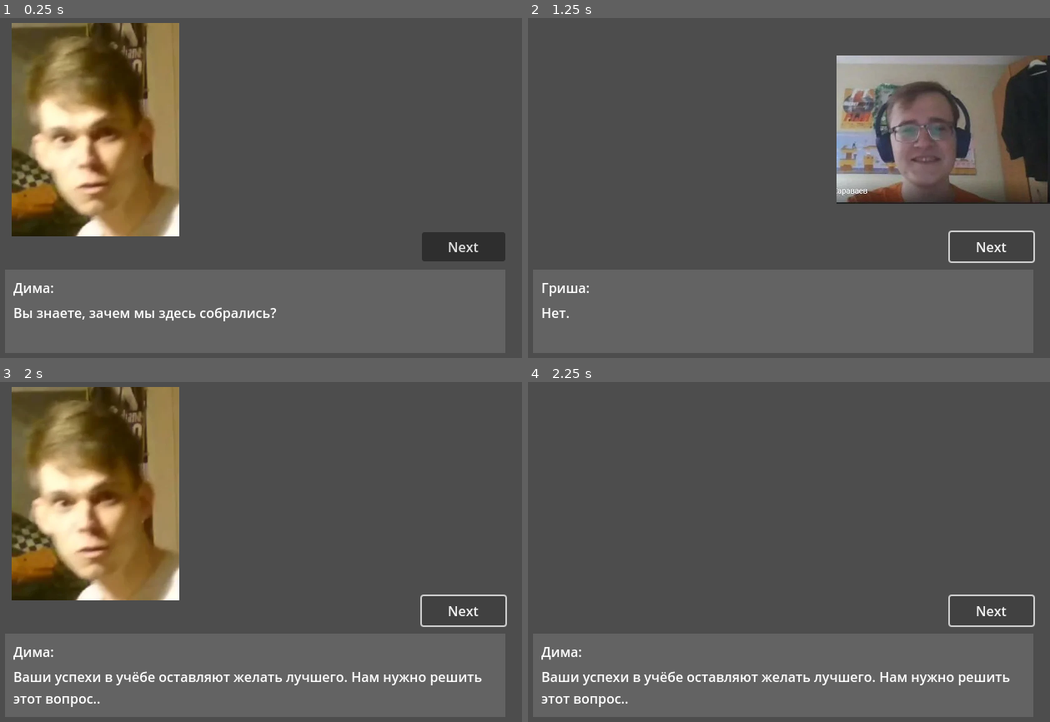
Above: before the commit, frames 1-4 (two rows, left to right).
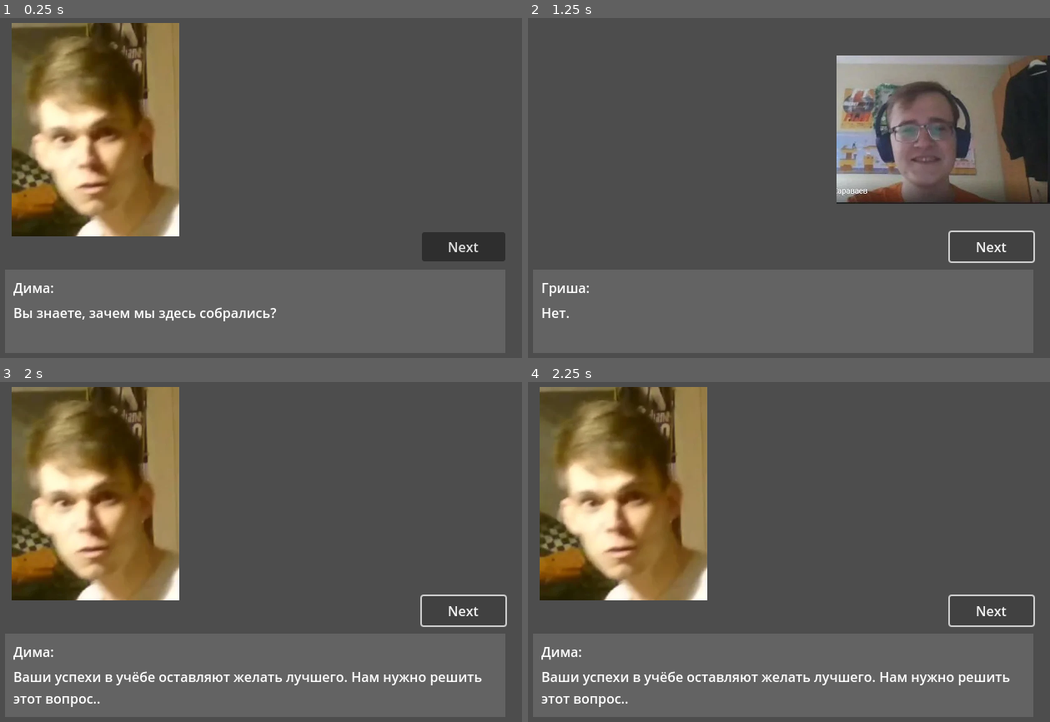
Above: after the commit, the same moments.

Repository: TOO-Nurmak-Studios/posvaga-rpg
Game: Godot game, scene res://dialogues_scene/dialogue.tscn
Same seed, same stepped clock (60 frames per second), same inputs: the game is played once before the commit and once after it. This scene is started directly instead of the project's main scene.
Inputs:
- Up to frame 1 (0.25 s): no input
- Up to frame 2 (1.25 s): click "Next" at 0.5 s
- Up to frame 3 (2 s): click "Next" at 1.25 s
- Up to frame 4 (2.25 s): tap Enter (debug_action_1) at 2 s; hold Right (ui_right) from 2.03 s (still down); tap Down (select_next) at 2.1 s

Frames 1-3 are identical in both runs. In frame 4, 20% of the frame differs, in the area x 2-35%, y 1-65%.
Error before the commit: Out of bounds get index '3' (on base: 'Array') (res://dialogues_scene/Dialogue.gd:57)

Commit message:
dialogue: finish, refactoring

Diff:
--- a/EventBus.gd
+++ b/EventBus.gd
@@ -16,6 +16,7 @@
 
 func _ready():
 	var root_scene = $/root/BattleField as Node
+	## TODO: recomment before merge
 	##root_scene.ready.connect(_emit_battle_scene_fully_ready)
 
 func _emit_battle_scene_fully_ready():
--- a/dialogues_scene/Dialogue.gd
+++ b/dialogues_scene/Dialogue.gd
@@ -1,4 +1,6 @@
 extends Node2D
+
+signal dialogue_finished
 
 var replicas_box: ReplicasBox
 var speaker_scene: PackedScene = load("res://dialogues_scene/speaker.tscn")
@@ -13,8 +15,8 @@
 	replicas_box = get_node("CanvasLayer/ReplicasBox")
 	var data = create_dialogue_data()
 	init_speakers(data)
-	init_replias(data)
-	current_replica_idx = -1
+	init_replicas(data)
+	current_replica_idx = 0
 	next_replica()
 
 func _process(delta):
@@ -24,9 +26,9 @@
 func create_dialogue_data():
 	var _replicas: Array
 	_replicas.resize(3)
-	_replicas[0] = Replica.new("Дима", "Вы знаете, зачем мы здесь собрались?")
-	_replicas[1] = Replica.new("Гриша", "Нет.")
-	_replicas[2] = Replica.new("Дима", "Ваши успехи в учёбе оставляют желать лучшего. Нам нужно решить этот вопрос..")
+	_replicas[0] = ReplicaData.new("Дима", "Вы знаете, зачем мы здесь собрались?")
+	_replicas[1] = ReplicaData.new("Гриша", "Нет.")
+	_replicas[2] = ReplicaData.new("Дима", "Ваши успехи в учёбе оставляют желать лучшего. Нам нужно решить этот вопрос..")
 	var _speakers: Array
 	_speakers.resize(2)
 	_speakers[0] = SpeakerData.new("Дима", "res://sprites/dima.png", SpeakerData.Location.LEFT)
@@ -45,16 +47,24 @@
 		add_child(speaker_instance)
 		counter += 1
 
-func init_replias(data: DialogueData):
+func init_replicas(data: DialogueData):
 	replicas = data.replicas
 
 func next_replica():
-	if (current_replica_idx >= 0):
+	if current_replica_idx == replicas.size():
+		finish()
+		return
+
+	if current_replica_idx >= 1:
 		current_speaker.disappear()
-
-	current_replica_idx += 1
 
 	var current_replica = replicas[current_replica_idx]
 	replicas_box.set_replica(current_replica)
 	current_speaker = speakers[speakers_to_indices[current_replica.speaker_name]]
 	current_speaker.appear()
+
+	current_replica_idx += 1
+
+func finish():
+	print("dialogue finished")
+	dialogue_finished.emit()
--- a/dialogues_scene/Replica.gd
+++ b/dialogues_scene/ReplicaData.gd
@@ -1,4 +1,4 @@
-class_name Replica
+class_name ReplicaData
 
 var speaker_name: String
 var text: String
--- a/dialogues_scene/ReplicasBox.gd
+++ b/dialogues_scene/ReplicasBox.gd
@@ -8,6 +8,6 @@
 func _process(delta):
 	pass
 
-func set_replica(replica: Replica):
+func set_replica(replica: ReplicaData):
 	$Rect/SpeakerNameLabel.text = replica.speaker_name + ":"
 	$Rect/TextLabel.text = replica.text
